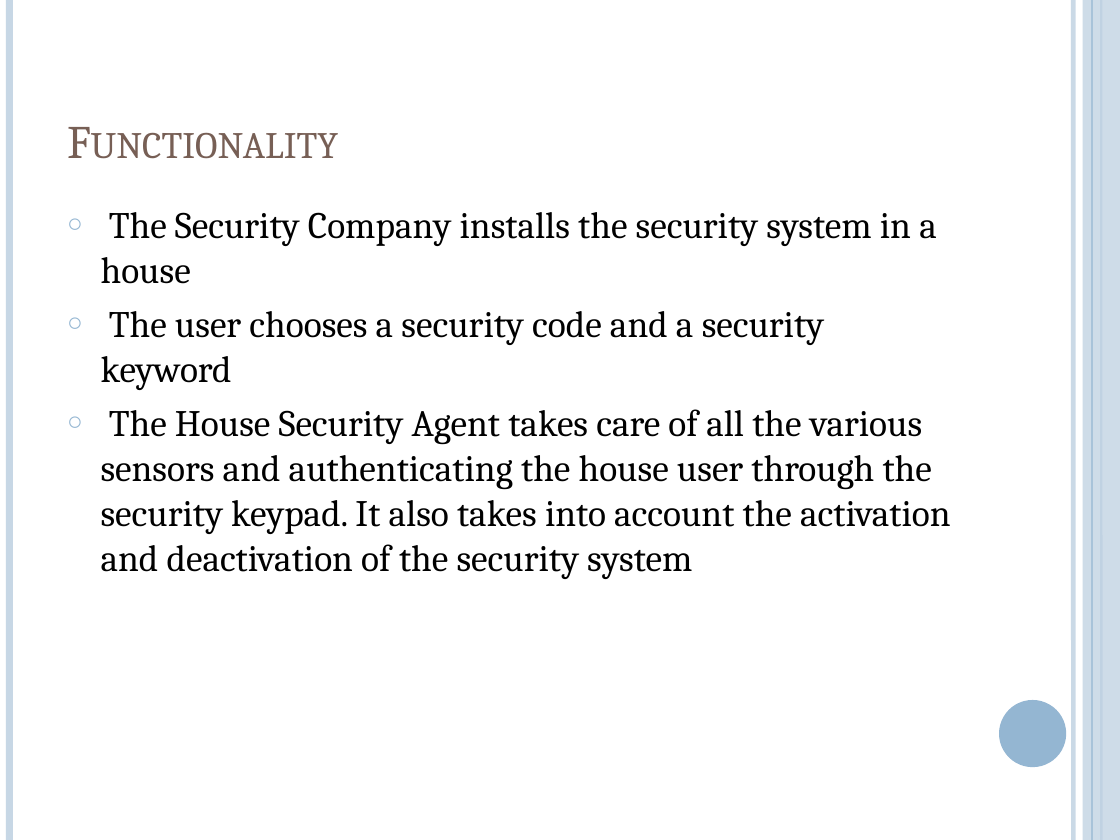
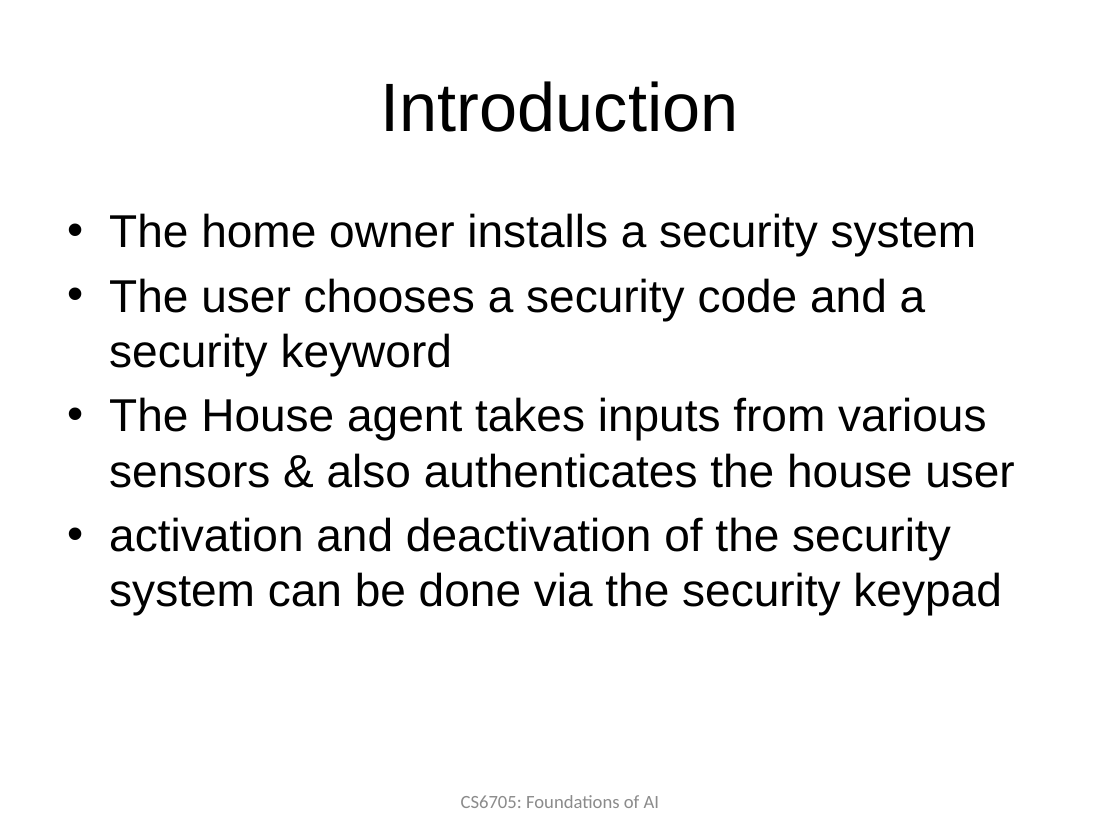
Before and after one commit to edvelezg/unb-ai, a slide deck: slide 4 of Project/Proposal.pptx (slide 3 before the commit). Drawn at 1120x840 pixels with LibreOffice and Linux fonts; fonts in the diff are those of the drawing; background and template pictures are left out. Boxes give left, top, right and bottom in pixels: in the first picture for what was removed or moved away, otherwise in the second. Text is boxed around its words. In the diff, an @@ line names an element or a change of style, - is before the commit and + after.

```diff
--- a/Project/Proposal.pptx
+++ b/Project/Proposal.pptx
@@ line removed from (9, 0) to (9, 840) @@
@@ line removed from (1073, 0) to (1073, 840) @@
@@ rectangle removed at (x1=1083, y1=0, x2=1120, y2=840) @@
@@ line removed from (1092, 0) to (1092, 840) @@
@@ line removed from (1101, 0) to (1101, 840) @@
@@ title "Introduction" at (x1=381, y1=81, x2=738, y2=132): vertical alignment bottom to middle @@
@@ title at (x1=381, y1=81, x2=738, y2=132): text changed; size 30 to 44 pt; font Cambria to Arial; text colour #775F55 to #000000 @@
-Functionality
+Introduction
@@ text at (x1=109, y1=213, x2=977, y2=256): text changed; size 24 to 29.6 pt; font Cambria to Arial @@
-○ The Security Company installs the security system in a house
+• The home owner installs a security system
@@ text at (x1=109, y1=278, x2=926, y2=376): size 24 to 29.6 pt, font Cambria to Arial in "The user chooses a security code and ..."; bullet ○ to • @@
@@ text at (x1=109, y1=397, x2=1015, y2=615): text changed; size 24 to 29.6 pt; font Cambria to Arial @@
-○ The House Security Agent takes care of all the various sensors and authenticating the house user through the security keypad. It also takes into account the activation and deactivation of the security system
+• The House agent takes inputs from various sensors & also authenticates the house user
+• activation and deactivation of the security system can be done via the security keypad
@@ ellipse removed at (x1=999, y1=700, x2=1066, y2=767) @@
@@ text added at (x1=461, y1=795, x2=659, y2=808), 12 pt, text #8C8C8C @@
+CS6705: Foundations of AI
```
Also in this commit, not shown: 3 other slides changed, 9 slides added, 2 slides removed.
